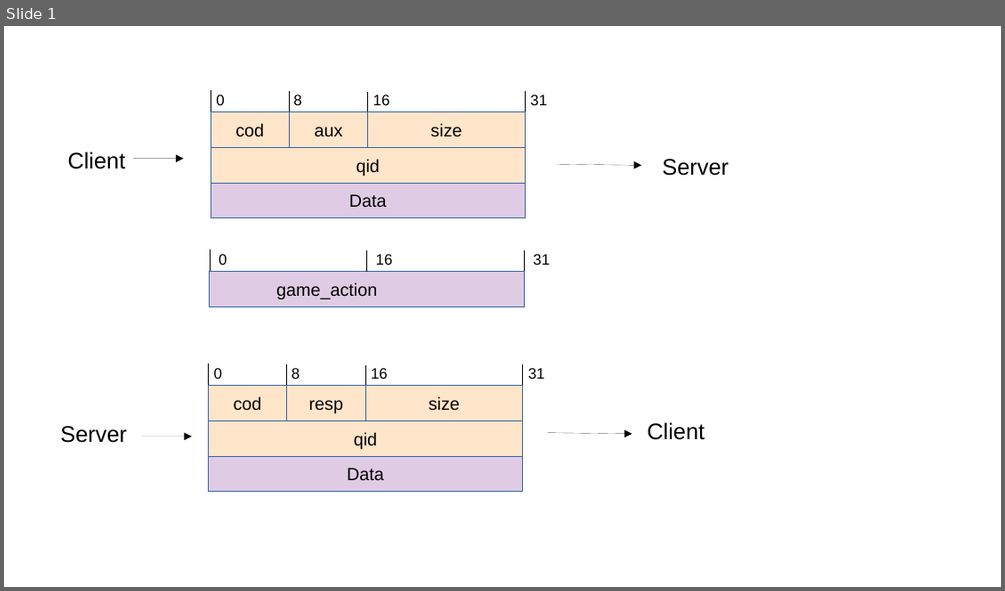
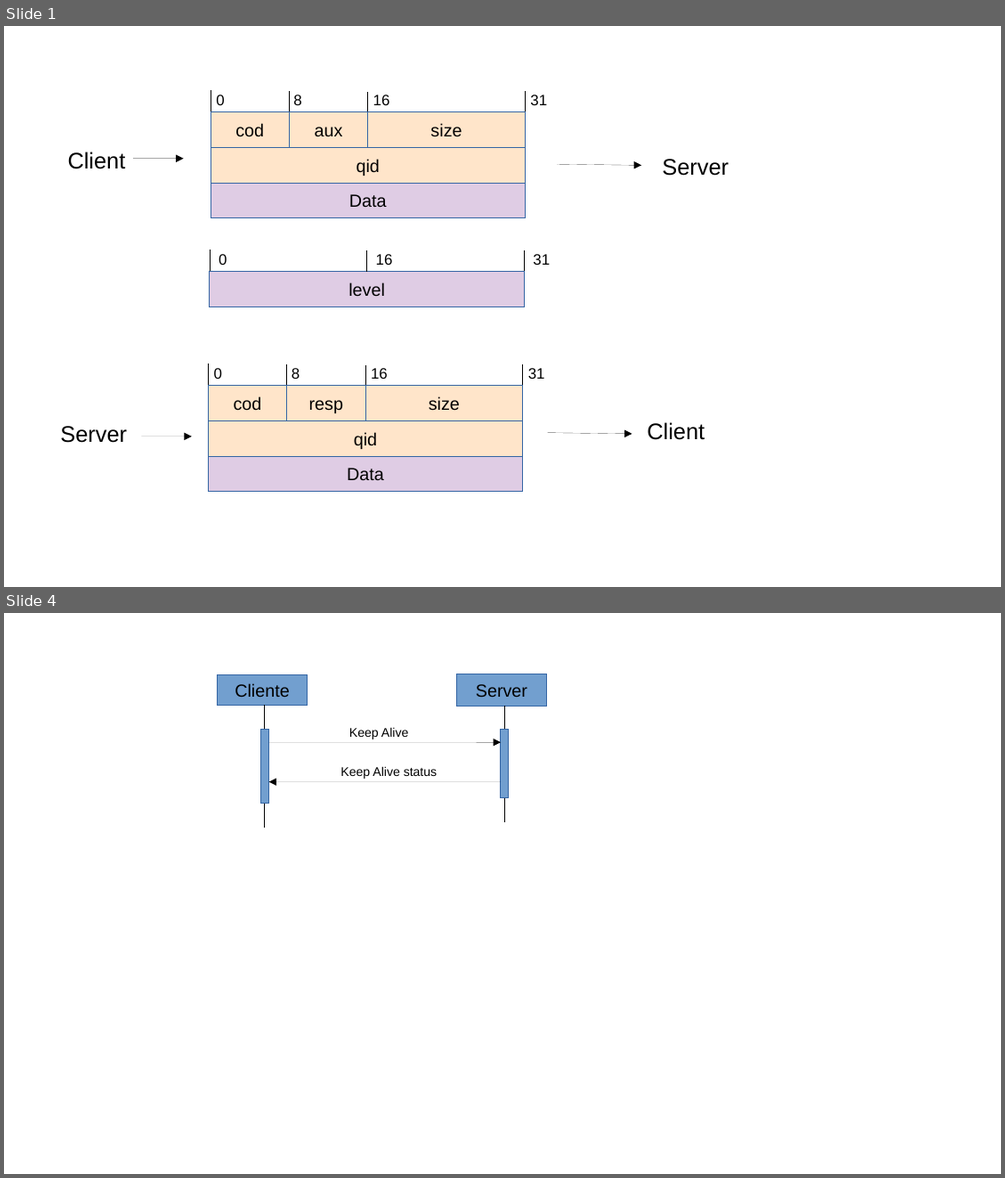
Before and after one commit to santiaaba/c-stars, a slide deck: docs/Sin título 1.odp. Shown one above the other, each under a label of ours: slide 1 before the commit, slides 1 and 4 after it; the slides between them are not shown. The pictures are 1005x591 and 1005x1178 pixels, drawn with LibreOffice and Linux fonts; fonts in the diff are those of the drawing. Boxes give left, top, right and bottom in pixels: in the first picture for what was removed or moved away, otherwise in the second. Text is boxed around its words. In the diff, an @@ line names an element or a change of style, - is before the commit and + after.

```diff
--- a/docs/Sin título 1.odp
+++ b/docs/Sin título 1.odp
@@ slide 4 added at (4, 613, 1001, 1174), background #FFFFFF @@
@@ rectangle added at (218, 674, 307, 706), fill #729FCF, outline #3465A4 0 pt, 14 pt, text #000000 @@
+Cliente
@@ rectangle added at (457, 674, 547, 706), fill #729FCF, outline #3465A4 0 pt, 14 pt, text #000000 @@
+Server
@@ line added from (265, 706) to (265, 827), #000000 0 pt @@
@@ line added from (505, 706) to (505, 821), #000000 0 pt @@
@@ rectangle added at (261, 729, 269, 803), fill #729FCF, outline #3465A4 0 pt @@
@@ arrow added from (269, 742) to (501, 742), #000000 0 pt @@
@@ text added at (349, 727, 408, 739), 10 pt, text #000000 @@
+Keep Alive
@@ rectangle added at (501, 729, 509, 797), fill #729FCF, outline #3465A4 0 pt @@
@@ text added at (340, 766, 437, 779), 10 pt, text #000000 @@
+Keep Alive status
@@ arrow added from (501, 782) to (269, 782), #000000 0 pt @@
@@ slide 1 changed as well @@
@@ text in rectangle at (348, 282, 385, 296): text changed @@
-game_action
+level
```
Also in this commit, not shown: 2 other slides added, 4 other files.
